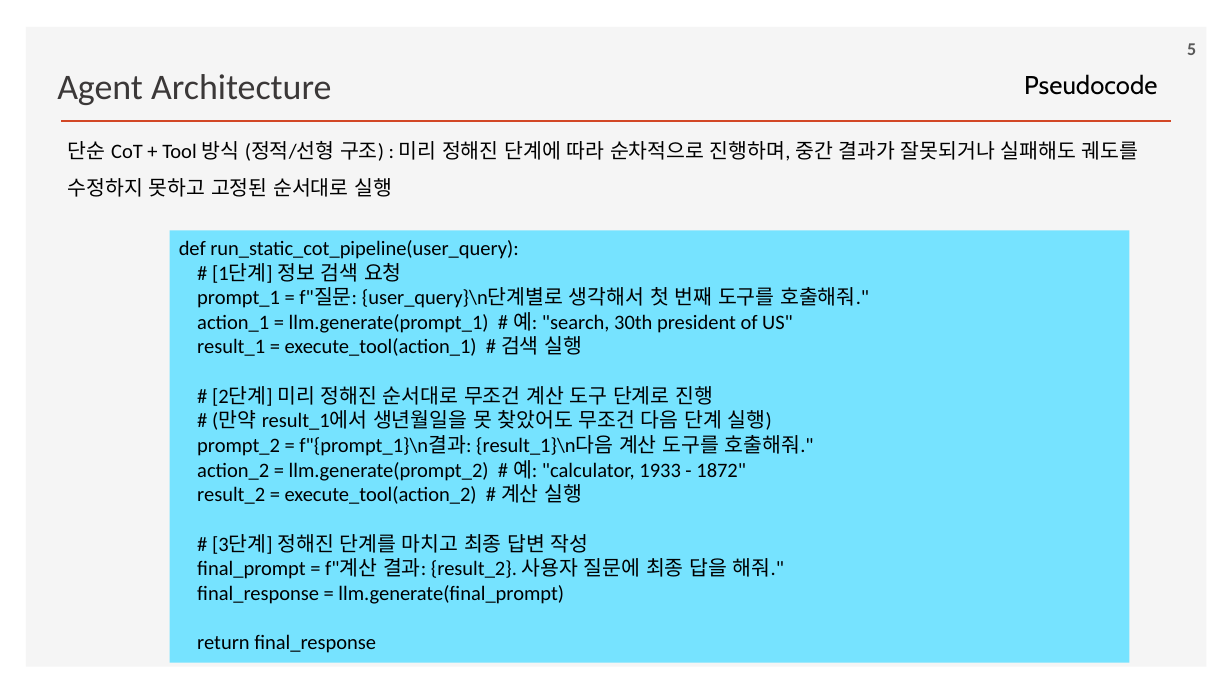
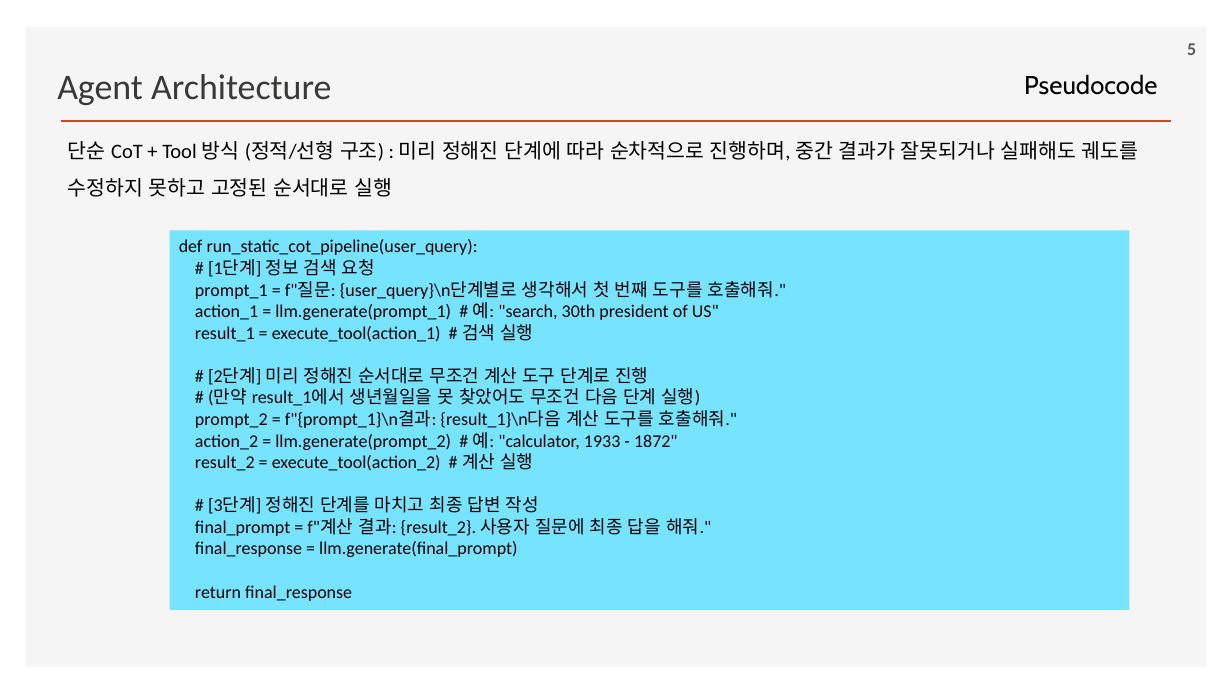
Before and after one commit to ancestor9/2026_Fall_Learning-Langchain-AI-Agent, a slide deck: slide 5 of ppts/CHAPTER 6 Agent Architecture.pptx. Drawn at 1232x693 pixels with LibreOffice and Linux fonts; fonts in the diff are those of the drawing; background and template pictures are left out. Boxes give left, top, right and bottom in pixels: in the first picture for what was removed or moved away, otherwise in the second. Text is boxed around its words. In the diff, an @@ line names an element or a change of style, - is before the commit and + after.

```diff
--- a/ppts/CHAPTER 6 Agent Architecture.pptx
+++ b/ppts/CHAPTER 6 Agent Architecture.pptx
@@ rectangle "def run_static_cot_pipeline(user_query):": place and size @@
-rectangle "def run_static_cot_pipeline(user_query):" at <box>170,230,1130,663</box>
+rectangle "def run_static_cot_pipeline(user_query):" at <box>170,230,1130,610</box>
@@ rectangle "def run_static_cot_pipeline(user_query):" at <box>170,230,1130,610</box>: size 16 to 14 pt @@
```
Also in this commit, not shown: 8 other slides changed.
